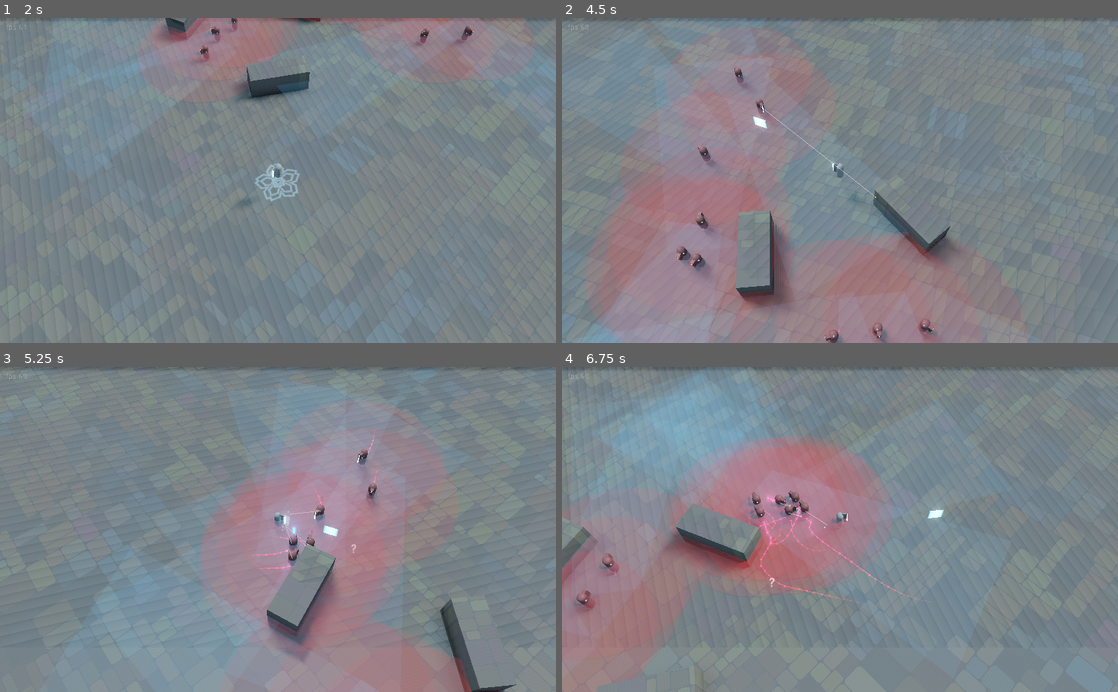
Above: before the commit, frames 1-4 (two rows, left to right).
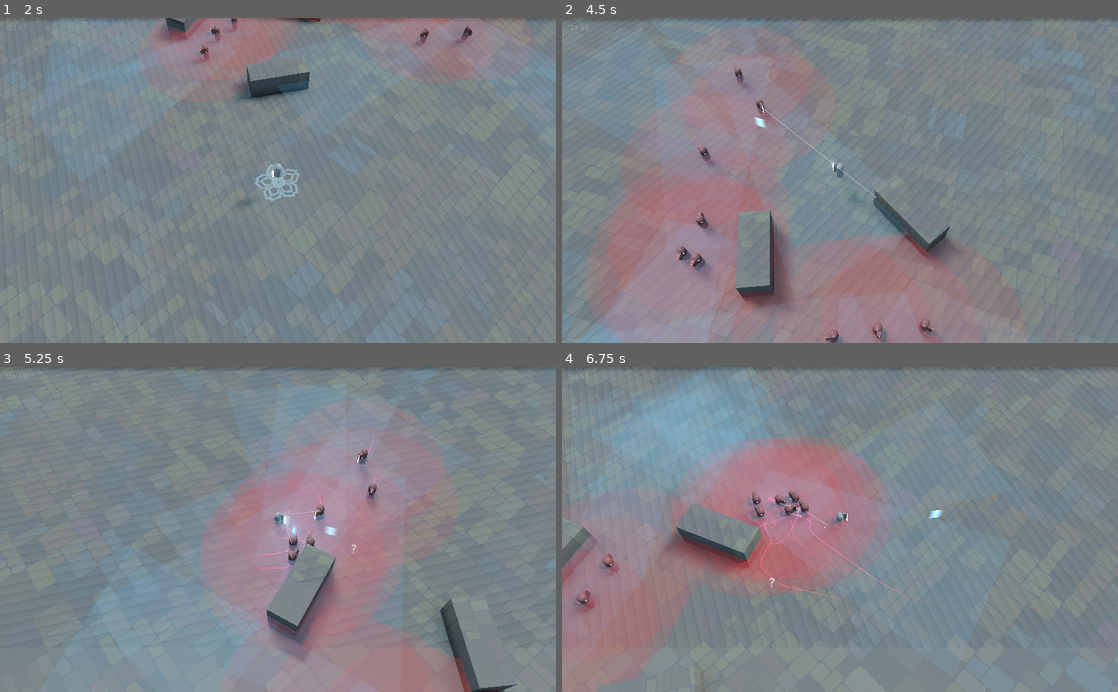
Above: after the commit, the same moments.

Repository: ioxu/key
Game: Godot game, scene res://scenes/splash.tscn
Two runs of this game, one before a commit and one after it. Both use one fixed random seed, a clock stepped at 60 frames per second and the inputs below.
Inputs (mouse positions are in pixels of both pictures, inside the frame that each line leads up to):
- Up to frame 1 (2 s): tap Enter at 0.5 s; move the mouse to (400, 164) at 0.52 s; hold D (move_right) 0.53-1.28 s; hold Left (camera_rotate_left) 0.53-1.28 s; click (400, 164) at 0.67 s; tap Space (jump) at 0.77, 1.52 s; move the mouse to (166, 196) at 1.27 s; hold S (move_down) from 1.28 s (still down); tap Right (camera_rotate_right) at 1.35 s
- Up to frame 2 (4.5 s): move the mouse to (895, 109) at 2.02 s; release S (move_down) at 2.03 s; hold D (move_right) 2.03-2.78 s; click (895, 109) at 2.1 s; move the mouse to (812, 245) at 2.77 s; hold W (move_up) 2.78-3.53 s; tap Left (camera_rotate_left) at 2.85 s; click (812, 245) at 2.92 s; tap Space (jump) at 3.02, 3.77 s; move the mouse to (1006, 229) at 3.52 s; hold Right (camera_rotate_right) 3.53-4.28 s; hold A (move_left) from 3.53 s (still down); move the mouse to (673, 131) at 4.27 s; click (673, 131) at 4.35 s
- Up to frame 3 (5.25 s): tap Space (jump) at 4.52 s; move the mouse to (305, 529) at 5.02 s; release A (move_left) at 5.03 s; hold S (move_down) from 5.03 s (still down); hold Left (camera_rotate_left) from 5.03 s (still down); click (305, 529) at 5.17 s
- Up to frame 4 (6.75 s): move the mouse to (756, 448) at 5.77 s; release S (move_down) at 5.78 s; release Left (camera_rotate_left) at 5.78 s; hold D (move_right) 5.78-6.53 s; tap Right (camera_rotate_right) at 5.85 s; tap Space (jump) at 6.02 s; move the mouse to (962, 513) at 6.52 s; hold W (move_up) from 6.53 s (still down); click (962, 513) at 6.6 s

Frame 1 is identical in both runs. In frame 2, less than 0.1% of the frame differs, in the area x 25-50%, y 29-97%; in frame 3, less than 0.1%; in frame 4, 0.2%, in the area x 9-69%, y 39-73%.

Commit message:
tweak to bullet shading alpha

Diff:
--- a/data/scripts/travel_path_line.gd
+++ b/data/scripts/travel_path_line.gd
@@ -43,11 +43,11 @@
 			set_color(trail_colour * Color(1.0, 1.0, 1.0, 0.0))
 		add_vertex(point_array[i])
 	end()
-	begin(Mesh.PRIMITIVE_POINTS)
-	for i in range(p_size):
-		if i !=0:
-			set_color(trail_colour * Color(1.0, 1.0, 1.0, falloff_lut.interpolate_baked(float(i)/p_size)))
-		else:
-			set_color(trail_colour * Color(1.0, 1.0, 1.0, 0.0))
-		add_vertex(point_array[i])
-	end()
+#	begin(Mesh.PRIMITIVE_POINTS)
+#	for i in range(p_size):
+#		if i !=0:
+#			set_color(trail_colour * Color(1.0, 1.0, 1.0, falloff_lut.interpolate_baked(float(i)/p_size)))
+#		else:
+#			set_color(trail_colour * Color(1.0, 1.0, 1.0, 0.0))
+#		add_vertex(point_array[i])
+#	end()
--- a/data/weapons/pulse_shard/pulse_shader_bullet.shader
+++ b/data/weapons/pulse_shard/pulse_shader_bullet.shader
@@ -14,14 +14,20 @@
 uniform vec3 uv2_scale;
 uniform vec3 uv2_offset;
 varying vec3 p;
+uniform float alpha_falloff_gamma = 2.2;
 
 void vertex() {
 	UV=UV*uv1_scale.xy+uv1_offset.xy;
 	p = VERTEX;
 }
 
+float gamma(float i, float g) {
+	return pow(i, 1.0/g);
+}
 
-
+float map(float value, float inMin, float inMax, float outMin, float outMax) {
+  return outMin + (outMax - outMin) * (value - inMin) / (inMax - inMin);
+}
 
 void fragment() {
 	vec2 base_uv = UV;
@@ -32,11 +38,8 @@
 	SPECULAR = specular;
 	vec3 emission_tex = texture(texture_emission,base_uv).rgb;
 	EMISSION = (emission.rgb+emission_tex)*emission_energy;
-	ALPHA = albedo.a * albedo_tex.a * clamp(p.z + 0.5, 0.0, 1.0) * clamp( -p.z+0.5, 0.0, 1.0);
+	//ALPHA = albedo.a * albedo_tex.a * gamma(clamp(p.z + 0.5, 0.0, 1.0), alpha_falloff_gamma) * gamma(clamp( -p.z+0.5, 0.0, 1.0), alpha_falloff_gamma);
+	ALPHA = albedo.a * albedo_tex.a
+		* gamma(clamp(map(p.z, 0.5, 0.0, 0.0, 1.0), 0.0, 1.0), alpha_falloff_gamma)
+		* gamma(clamp(map(p.z, -0.5, 0.0, 0.0, 1.0), 0.0, 1.0), alpha_falloff_gamma);
 }
-
-
-
-float map(float value, float inMin, float inMax, float outMin, float outMax) {
-  return outMin + (outMax - outMin) * (value - inMin) / (inMax - inMin);
-}
--- a/data/weapons/pulse_shard/pulse_shard_bullet.gd
+++ b/data/weapons/pulse_shard/pulse_shard_bullet.gd
@@ -39,11 +39,11 @@
 			body.bullet_hit(self)
 	hit_something = true
 
-	queue_free()
+#	queue_free()
 
-#	gravity_scale = 1.0
-#	if !is_enemy_bullet:
-#		set_collision_mask_bit(0, true)
-#		set_collision_mask_bit(3, true)
-#	else:
-#		queue_free()
+	gravity_scale = 1.0
+	if !is_enemy_bullet:
+		set_collision_mask_bit(0, true)
+		set_collision_mask_bit(3, true)
+	else:
+		queue_free()
--- a/data/weapons/pulse_shard/pulse_shard_bullet.tscn
+++ b/data/weapons/pulse_shard/pulse_shard_bullet.tscn
@@ -18,11 +18,12 @@
 shader_param/roughness = 1.0
 shader_param/point_size = 1.0
 shader_param/emission = Color( 0.384314, 0.705882, 0.858824, 0.121569 )
-shader_param/emission_energy = 40.0
+shader_param/emission_energy = 5.0
 shader_param/uv1_scale = Vector3( 1, 1, 1 )
 shader_param/uv1_offset = Vector3( 0, 0, 0 )
 shader_param/uv2_scale = Vector3( 1, 1, 1 )
 shader_param/uv2_offset = Vector3( 0, 0, 0 )
+shader_param/alpha_falloff_gamma = 0.614
 
 [sub_resource type="CubeMesh" id=4]
 material = SubResource( 3 )
